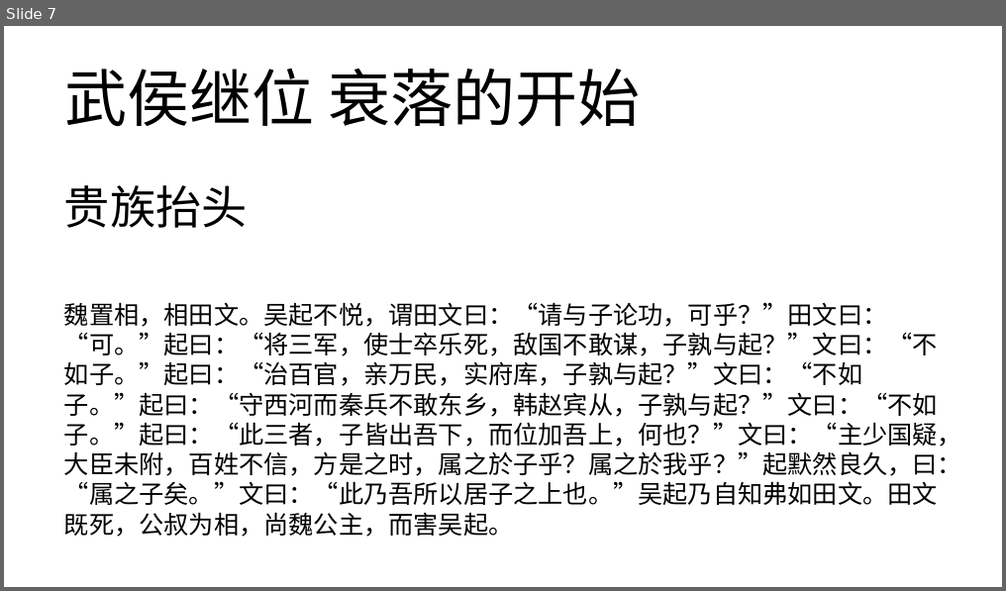
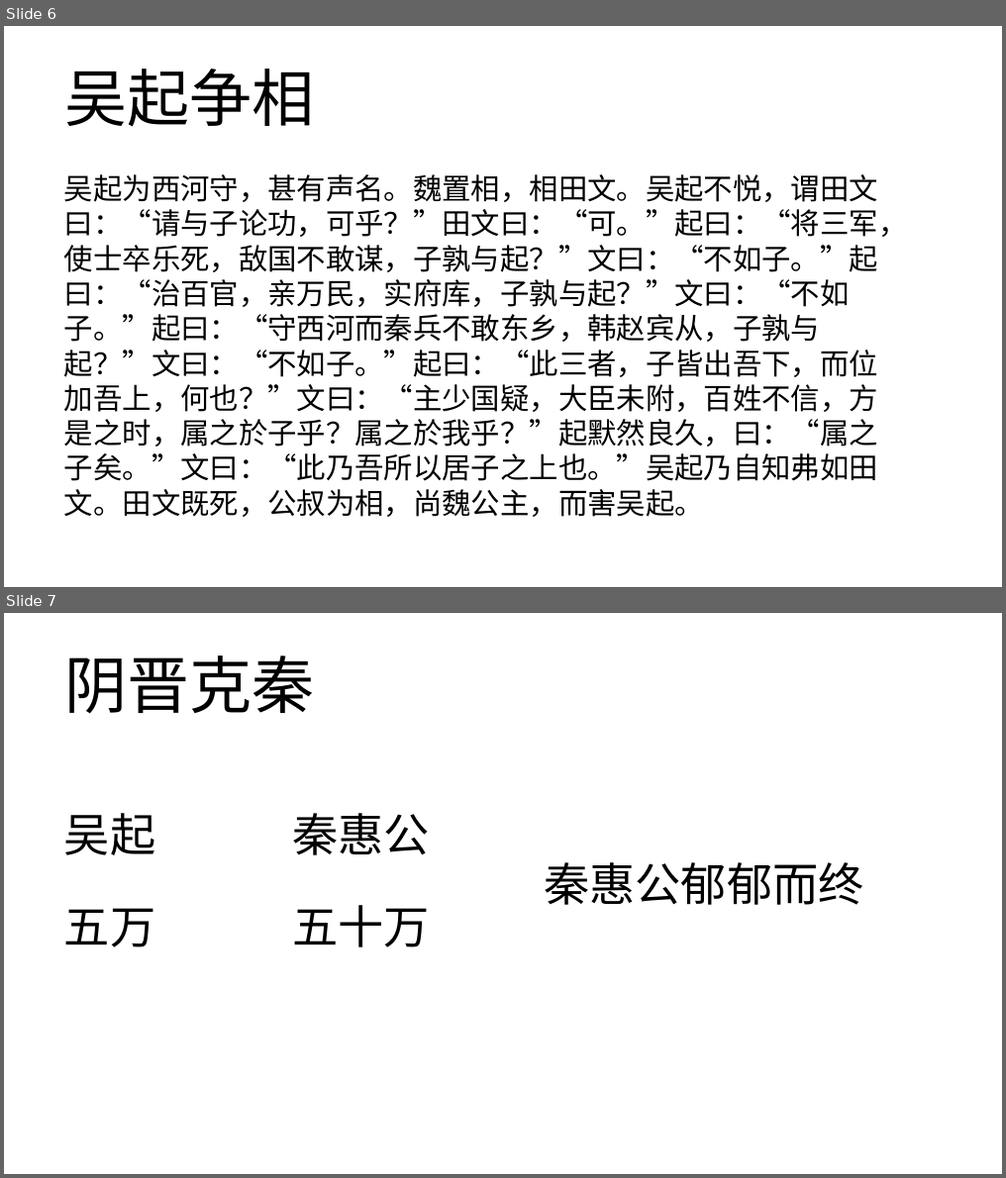
Before and after one commit to DaccPonding/learn_for_yourself, a slide deck: 阿正的分享.pptx. Shown one above the other, each under a label of ours: slide 7 before the commit, slides 6 and 7 after it. The pictures are 1006x591 and 1006x1178 pixels, drawn with LibreOffice and Linux fonts; fonts in the diff are those of the drawing. Boxes give left, top, right and bottom in pixels: in the first picture for what was removed or moved away, otherwise in the second. Text is boxed around its words. In the diff, an @@ line names an element or a change of style, - is before the commit and + after.

```diff
--- a/阿正的分享.pptx
+++ b/阿正的分享.pptx
@@ slide 7 added at <box>4,613,1002,1174</box>, background #FFFFFF @@
@@ title added at <box>64,656,314,714</box>, 60 pt, text #000000 @@
+阴晋克秦
@@ text added at <box>64,813,155,856</box>, 44 pt, text #000000 @@
+吴起
@@ text added at <box>292,813,430,856</box>, 44 pt, text #000000 @@
+秦惠公
@@ text added at <box>544,862,863,905</box>, 44 pt, text #000000 @@
+秦惠公郁郁而终
@@ text added at <box>64,908,155,948</box>, 44 pt, text #000000 @@
+五万
@@ text added at <box>292,905,430,948</box>, 44 pt, text #000000 @@
+五十万
@@ what was slide 7 is now slide 6 @@
@@ slide 6 changed as well @@
@@ title at <box>64,69,314,127</box>: text changed @@
-武侯继位 衰落的开始
+吴起争相
@@ text at <box>64,174,907,517</box>: text changed; size 24 to 28 pt @@
-魏置相，相田文。吴起不悦，谓田文曰：“请与子论功，可乎？”田文曰：“可。”起曰：“将三军，使士卒乐死，敌国不敢谋，子孰与起？”文曰：“不如子。”起曰：“治百官，亲万民，实府库，子孰与起？”文曰：“不如子。”起曰：“守西河而秦兵不敢东乡，韩赵宾从，子孰与起？”文曰：“不如子。”起曰：“此三者，子皆出吾下，而位加吾上，何也？”文曰：“主少国疑，大臣未附，百姓不信，方是之时，属之於子乎？属之於我乎？”起默然良久，曰：“属之子矣。”文曰：“此乃吾所以居子之上也。”吴起乃自知弗如田文。田文既死，公叔为相，尚魏公主，而害吴起。
+吴起为西河守，甚有声名。魏置相，相田文。吴起不悦，谓田文曰：“请与子论功，可乎？”田文曰：“可。”起曰：“将三军，使士卒乐死，敌国不敢谋，子孰与起？”文曰：“不如子。”起曰：“治百官，亲万民，实府库，子孰与起？”文曰：“不如子。”起曰：“守西河而秦兵不敢东乡，韩赵宾从，子孰与起？”文曰：“不如子。”起曰：“此三者，子皆出吾下，而位加吾上，何也？”文曰：“主少国疑，大臣未附，百姓不信，方是之时，属之於子乎？属之於我乎？”起默然良久，曰：“属之子矣。”文曰：“此乃吾所以居子之上也。”吴起乃自知弗如田文。田文既死，公叔为相，尚魏公主，而害吴起。
@@ text removed at <box>64,185,248,228</box> @@
-贵族抬头
```
Also in this commit, not shown: 5 other slides changed, 5 other slides added, 1 slide removed, 1 other file.
